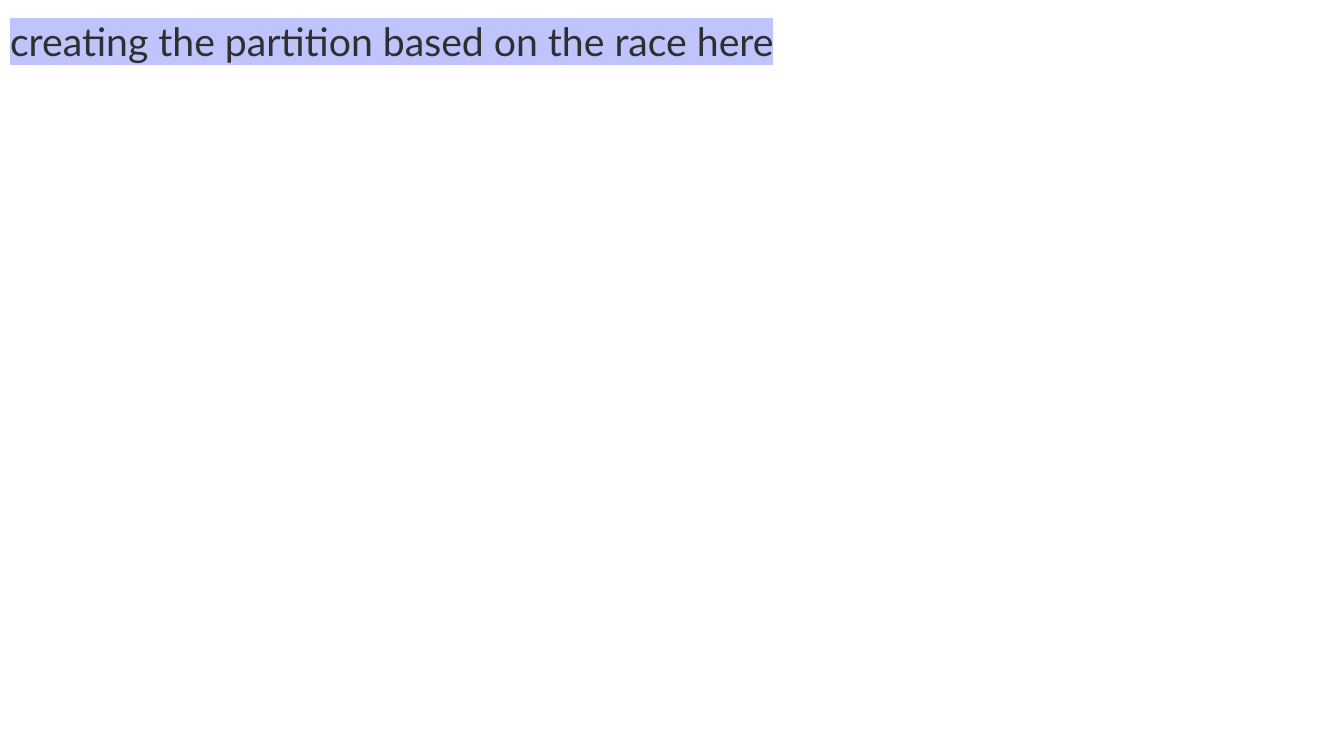
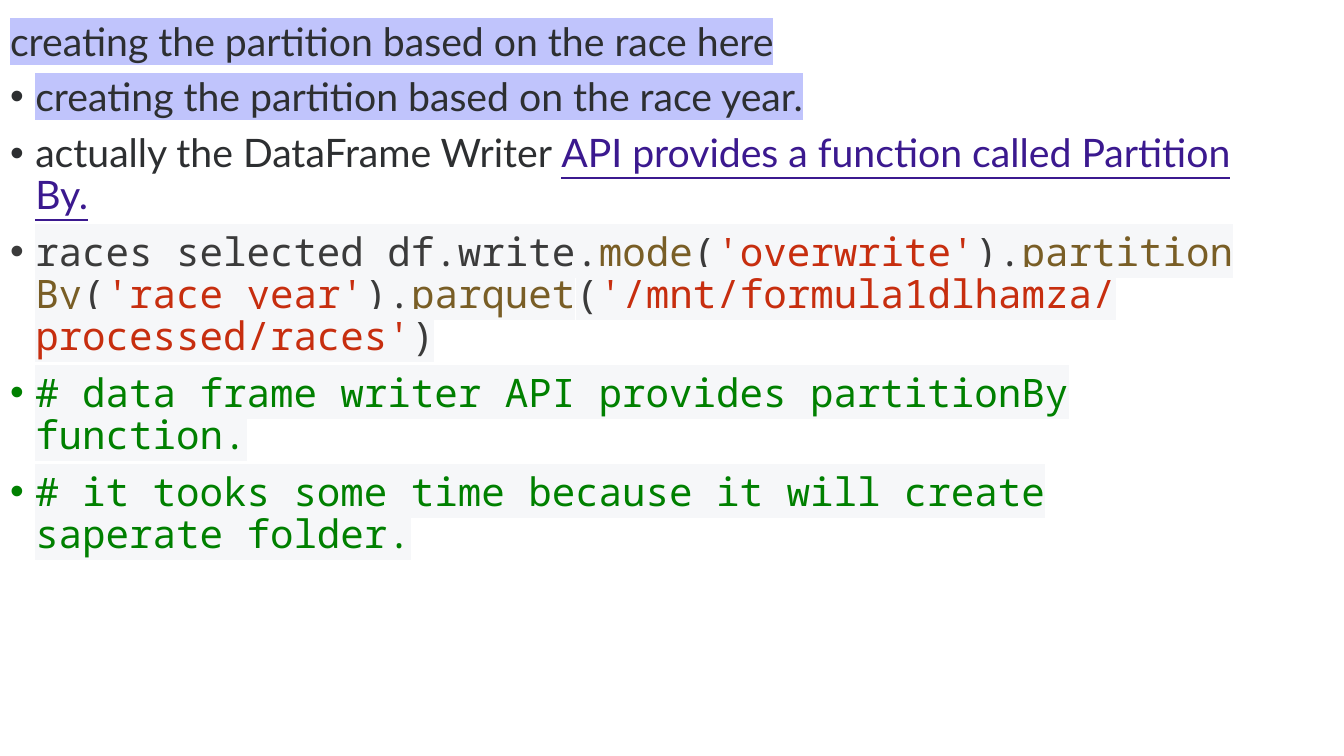
Before and after one commit to Hamza20203064/QuantumFlow-Databricks-ETL, a slide deck: slide 67 of Azure Databricks.pptx. Drawn at 1344x756 pixels with LibreOffice and Linux fonts; fonts in the diff are those of the drawing. Boxes give left, top, right and bottom in pixels: in the first picture for what was removed or moved away, otherwise in the second. Text is boxed around its words. In the diff, an @@ line names an element or a change of style, - is before the commit and + after.

```diff
--- a/Azure Databricks.pptx
+++ b/Azure Databricks.pptx
@@ text added at <box>35,82,1233,558</box>, 28 pt, text #008000 @@
+• creating the partition based on the race year.
+• actually the DataFrame Writer API provides a function called Partition By.
+• races_selected_df.write.mode('overwrite').partitionBy('race_year').parquet('/mnt/formula1dlhamza/processed/races')
+• # data frame writer API provides partitionBy function.
+• # it tooks some time because it will create saperate folder.
```
Also in this commit, not shown: 2 slides added, 2 other files.
